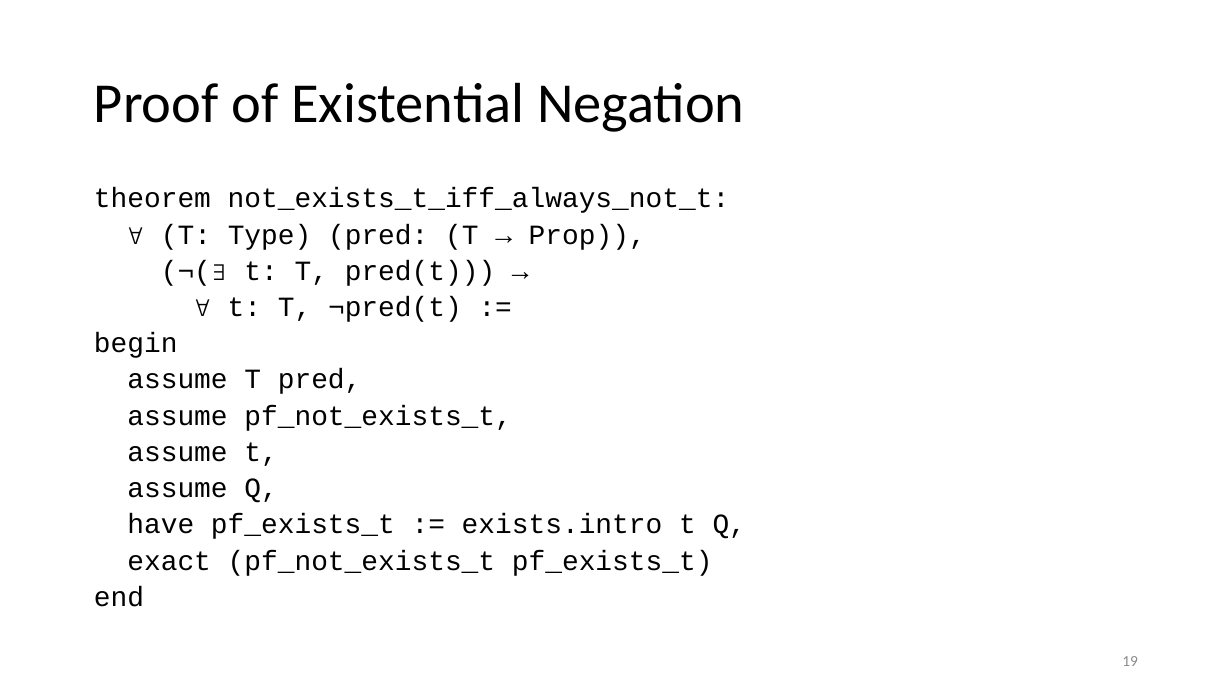
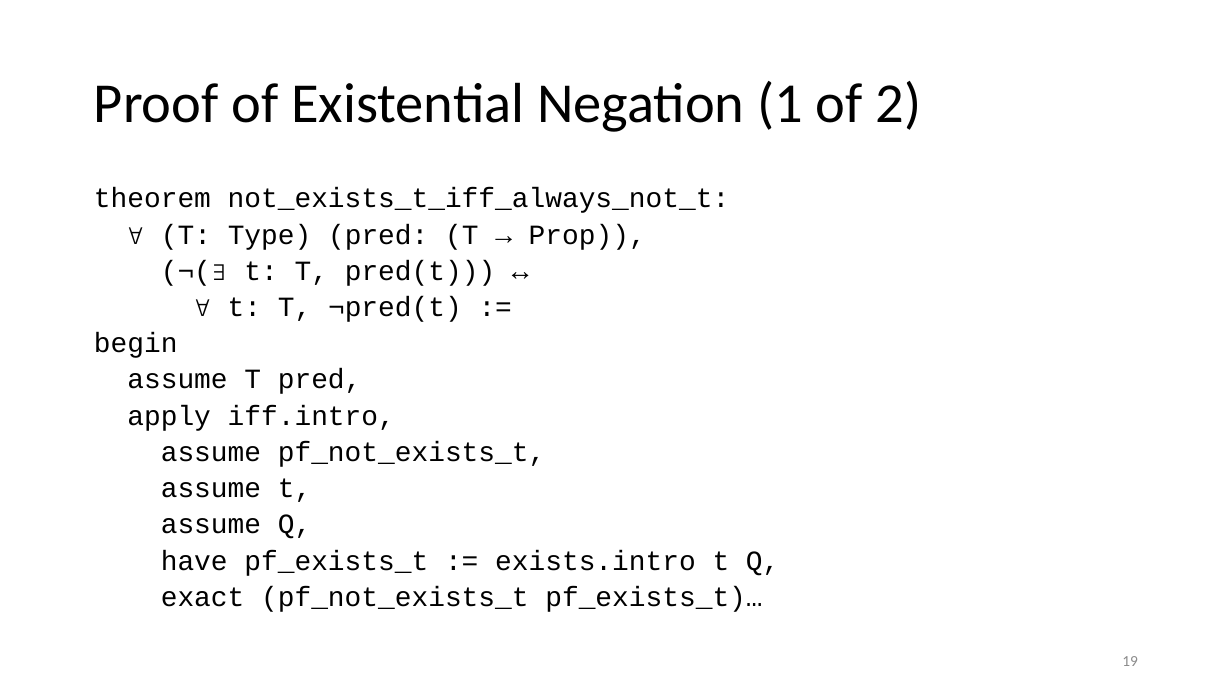
Before and after one commit to kevinsullivan/cs-dm, a slide deck: slide 19 of 11_Existential_Quantification/Exists.pptx. Drawn at 1232x693 pixels with LibreOffice and Linux fonts; fonts in the diff are those of the drawing. Boxes give left, top, right and bottom in pixels: in the first picture for what was removed or moved away, otherwise in the second. Text is boxed around its words. In the diff, an @@ line names an element or a change of style, - is before the commit and + after.

Commit message:
Completed proof for negating existential quantification

```diff
--- a/11_Existential_Quantification/Exists.pptx
+++ b/11_Existential_Quantification/Exists.pptx
@@ title at bbox=[94, 81, 922, 132]: text changed @@
-Proof of Existential Negation
+Proof of Existential Negation (1 of 2)
@@ text at bbox=[127, 405, 395, 431]: paragraph added @@
+apply iff.intro,
@@ text at bbox=[161, 586, 762, 612]: text changed @@
-exact (pf_not_exists_t pf_exists_t)
-end
+exact (pf_not_exists_t pf_exists_t)…
```
Also in this commit, not shown: 1 slide added, 1 other file.
